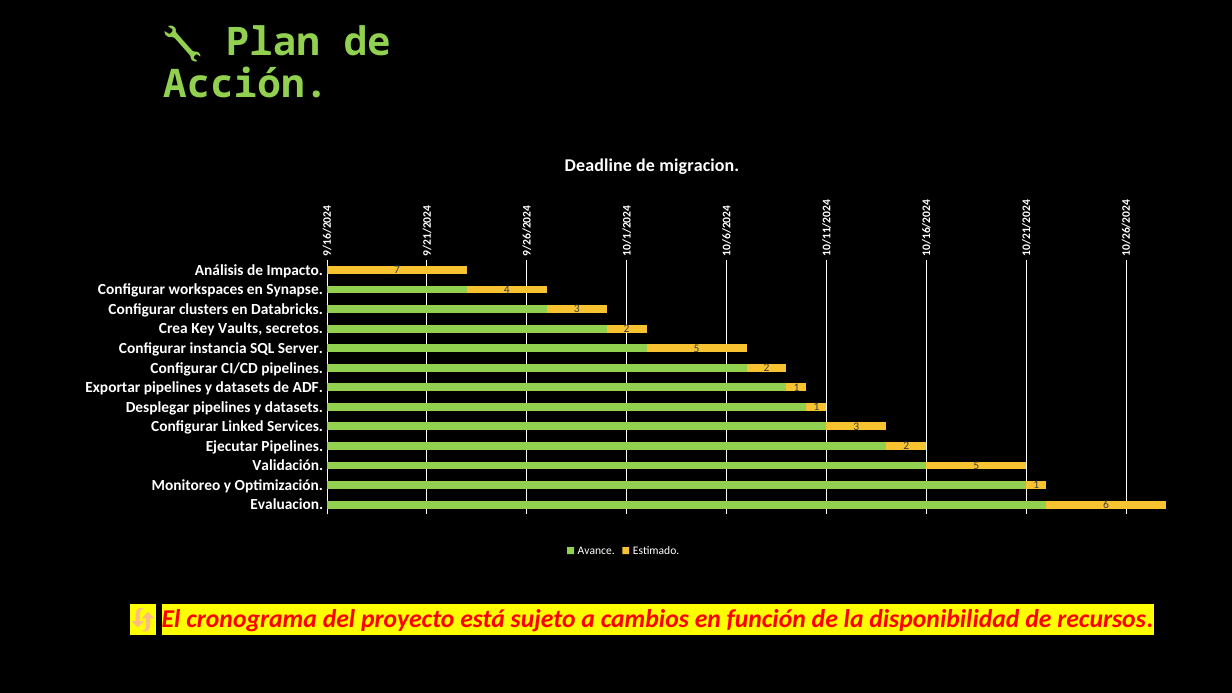
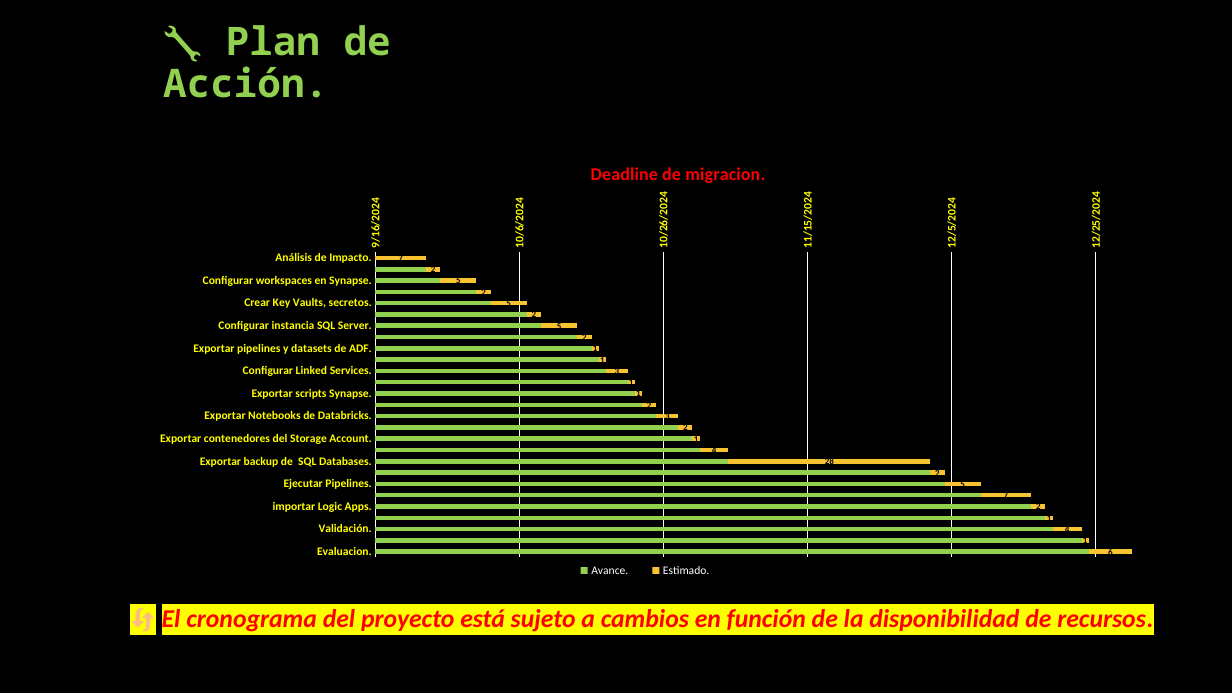
Before and after one commit to OMaciasd/datafactory-migration, a slide deck: slide 5 of Diagrams/guides/Propuesta migracion - Perceptio.pptx (slide 6 before the commit). Drawn at 1232x693 pixels with LibreOffice and Linux fonts; fonts in the diff are those of the drawing. Boxes give left, top, right and bottom in pixels: in the first picture for what was removed or moved away, otherwise in the second. Text is boxed around its words. In the diff, an @@ line names an element or a change of style, - is before the commit and + after.

```diff
--- a/Diagrams/guides/Propuesta migracion - Perceptio.pptx
+++ b/Diagrams/guides/Propuesta migracion - Perceptio.pptx
@@ bar stacked chart at (128,145,1162,587) @@
-categories: Análisis de Impacto., Configurar workspaces en Synapse., Configurar clusters en Databricks., Crea Key Vaults, secretos., Configurar instancia SQL Server., Configurar CI/CD pipelines., Exportar pipelines y datasets de ADF., Desplegar pipelines y datasets., Configurar Linked Services., Ejecutar Pipelines., Validación., Monitoreo y Optimización., Evaluacion.
+categories: Análisis de Impacto., Configurar Integration Runtime., Configurar workspaces en Synapse., Configurar clusters en Databricks., Crear Key Vaults, secretos., Configurar Storage Services., Configurar instancia SQL Server., Configurar CI/CD pipelines., Exportar pipelines y datasets de ADF., Desplegar pipelines y datasets., Configurar Linked Services., Configurar Monitor para pipelines ADF., Exportar scripts Synapse., Importar scripts en Synapse., Exportar Notebooks de Databricks., Configurar notebooks en Databricks., Exportar contenedores del Storage Account., importar datos en Storage Services., Exportar backup de  SQL Databases., Importar tablas en SQL Databases., Ejecutar Pipelines., Exportar Logic Apps., importar Logic Apps., Configurar Insights Logic Apps., Validación., Optimización., Evaluacion.
-Avance.: 45551, 45558, 45562, 45565, 45567, 45572, 45574, 45575, 45576, 45579, 45581, 45586, 45587
+Avance.: 45551, 45558, 45560, 45565, 45567, 45572, 45574, 45579, 45581, 45582, 45583, 45586, 45587, 45588, 45590, 45593, 45595, 45596, 45600, 45628, 45630, 45635, 45642, 45644, 45645, 45649, 45650
-Estimado.: 7, 4, 3, 2, 5, 2, 1, 1, 3, 2, 5, 1, 6
+Estimado.: 7, 2, 5, 2, 5, 2, 5, 2, 1, 1, 3, 1, 1, 2, 3, 2, 1, 4, 28, 2, 5, 7, 2, 1, 4, 1, 6
@@ data labels of Estimado. changed @@
@@ category axis changed @@
@@ value axis changed @@
@@ plot area changed @@
@@ bar stacked chart: place and size @@
-bar stacked chart at (55,132,1190,562)
+bar stacked chart at (128,145,1162,587)
```
Also in this commit, not shown: 5 other slides changed, 1 slide removed, 26 other files.
